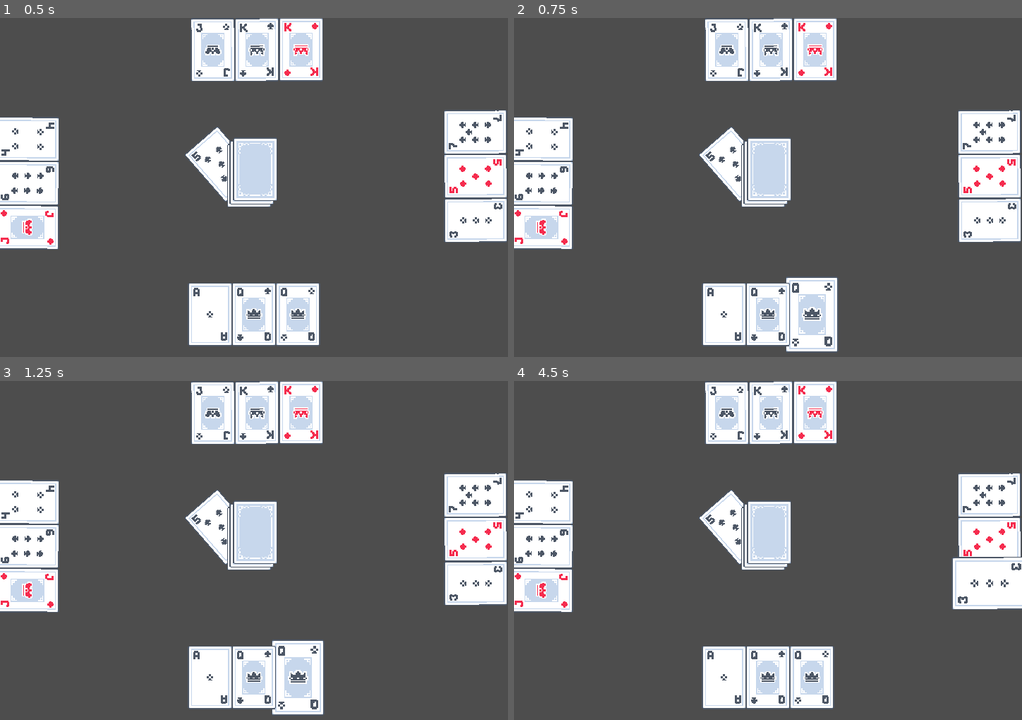
Above: before the commit, frames 1-4 (two rows, left to right).
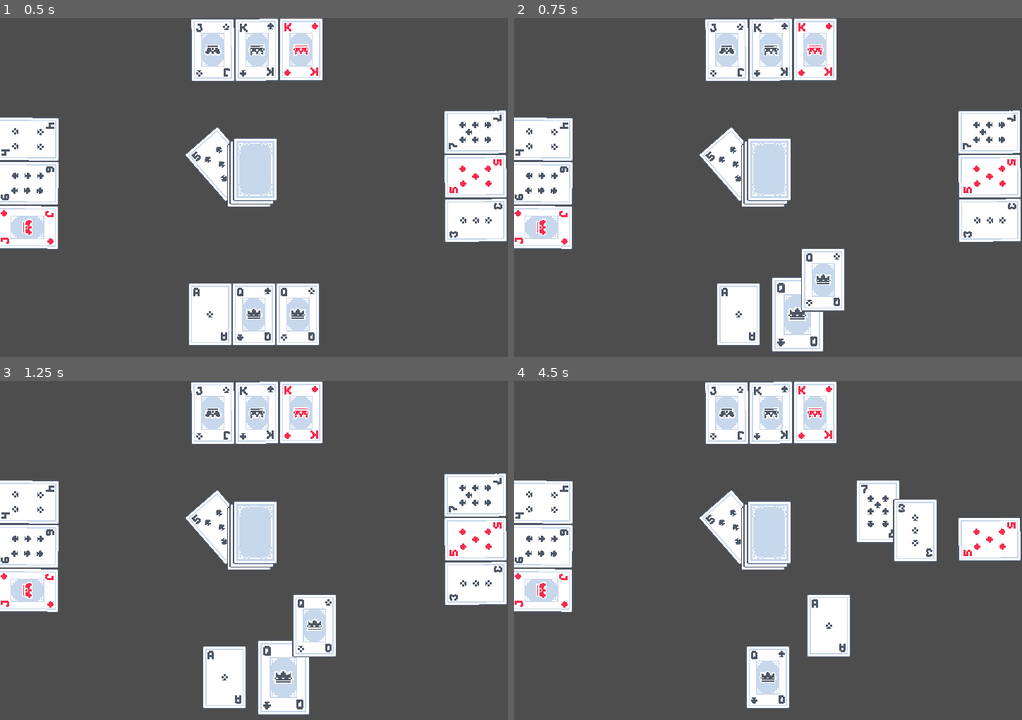
Above: after the commit, the same moments.

Repository: Brawmario/Godotruco
Game: Godot game, scene res://main.tscn
The game is run twice, just before and just after one commit, with the same random seed, the same clock (stepped at 60 frames per second) and the same inputs.
Inputs (mouse positions are in pixels of both pictures, inside the frame that each line leads up to):
- Up to frame 1 (0.5 s): no input
- Up to frame 2 (0.75 s): tap Enter at 0.5 s; move the mouse to (813, 316) at 0.52 s; click (813, 316) at 0.67 s
- Up to frame 3 (1.25 s): no input
- Up to frame 4 (4.5 s): tap Space at 1.25, 2.75, 4.25 s; move the mouse to (768, 679) at 1.27 s; click (768, 679) at 1.42 s; tap Enter at 2, 3.5 s; move the mouse to (722, 679) at 2.02 s; click (722, 679) at 2.17 s; move the mouse to (991, 496) at 2.77 s; click (991, 496) at 2.92 s; move the mouse to (991, 540) at 3.52 s; click (991, 540) at 3.67 s; move the mouse to (991, 584) at 4.27 s; click (991, 584) at 4.42 s

Frame 1 is identical in both runs. In frame 2, 4.0% of the frame differs, in the area x 36-66%, y 67-99%; in frame 3, 4.4%; in frame 4, 11%, in the area x 36-100%, y 27-97%.

Commit message:
Added partial game logic

Diff:
--- a/autoload/truco_logic.gd
+++ b/autoload/truco_logic.gd
@@ -5,9 +5,16 @@
 const SUIT_ORDER = [Card.Suit.DIAMONDS, Card.Suit.SPADES, Card.Suit.HEARTS, Card.Suit.CLUBS]
 
 
-func resolve_winner(lhs: Card, rhs: Card, vira: Card) -> int:
-	var lhs_value := -1 if lhs.flipped else CARD_ORDER.find(lhs.number)
-	var rhs_value := -1 if rhs.flipped else CARD_ORDER.find(rhs.number)
+func card_compare(lhs: Card, rhs: Card, vira: Card) -> int:
+	if rhs.flipped and not lhs.flipped:
+		return -1
+	if lhs.flipped and not rhs.flipped:
+		return 1
+	if lhs.flipped and rhs.flipped:
+		return 0
+
+	var lhs_value := CARD_ORDER.find(lhs.number)
+	var rhs_value := CARD_ORDER.find(rhs.number)
 
 	var manilha := wrapi(CARD_ORDER.find(vira.number) + 1, 0, CARD_ORDER.size())
 
@@ -24,3 +31,16 @@
 		return signi(rhs_suit_value - lhs_suit_value)
 
 	return signi(rhs_value - lhs_value)
+
+
+func resolve_winner(cards: Array[Card], vira: Card) -> Array[Card]:
+	var ret: Array[Card] = []
+
+	var wins := [0, 0, 0, 0]
+	for i in range(cards.size() - 1):
+		for j in range(i + 1, cards.size()):
+			var cmp := card_compare(cards[i], cards[j], vira)
+			wins[i] -= cmp
+			wins[j] += cmp
+
+	return ret
--- a/card/card.gd
+++ b/card/card.gd
@@ -9,6 +9,7 @@
 	SPADES,
 }
 
+signal mouse_clicked()
 
 @export var number := 1:
 	set(value):
@@ -27,6 +28,8 @@
 		highlighted = value
 		_update_sprite()
 
+var from_player := -1
+
 @onready var _sprite_2d: Sprite2D = $Sprite2D
 
 
@@ -38,3 +41,9 @@
 	else:
 		_sprite_2d.frame_coords = Vector2(number - 1 , suit)
 	_sprite_2d.scale = Vector2.ONE * (1.8 if highlighted else 1.5)
+
+
+func _on_input_event(viewport: Node, event: InputEvent, shape_idx: int) -> void:
+	var event_mouse := event as InputEventMouseButton
+	if event_mouse and event_mouse.button_index == MOUSE_BUTTON_LEFT and event_mouse.pressed:
+		mouse_clicked.emit()
--- a/card/card.tscn
+++ b/card/card.tscn
@@ -19,3 +19,5 @@
 [node name="CollisionShape2D" type="CollisionShape2D" parent="."]
 position = Vector2(0.5, 4.76837e-07)
 shape = SubResource("RectangleShape2D_skvr2")
+
+[connection signal="input_event" from="." to="." method="_on_input_event"]
--- a/hand/hand.gd
+++ b/hand/hand.gd
@@ -2,7 +2,10 @@
 extends Node2D
 
 
+signal card_picked(card: Card)
+
 @export var width := 250.0
+@export var player := -1
 
 
 func get_cards() -> Array[Card]:
@@ -13,9 +16,11 @@
 
 func add_card(card: Card) -> void:
 	Utils.unparent_node(card)
+	card.from_player = player
 	add_child(card)
 	card.mouse_entered.connect(_on_card_mouse_entered.bind(card))
 	card.mouse_exited.connect(_on_card_mouse_exited.bind(card))
+	card.mouse_clicked.connect(_on_card_mouse_clicked.bind(card))
 	_update_cards_position()
 
 
@@ -23,6 +28,7 @@
 	Utils.unparent_node(card)
 	card.mouse_entered.disconnect(_on_card_mouse_entered.bind(card))
 	card.mouse_exited.disconnect(_on_card_mouse_exited.bind(card))
+	card.mouse_clicked.disconnect(_on_card_mouse_clicked.bind(card))
 	card.highlighted = false
 	_update_cards_position()
 
@@ -41,3 +47,7 @@
 
 func _on_card_mouse_exited(card: Card) -> void:
 	card.highlighted = false
+
+
+func _on_card_mouse_clicked(card: Card) -> void:
+	card_picked.emit(card)
--- a/main.gd
+++ b/main.gd
@@ -1,10 +1,20 @@
 extends Node2D
 
 
-var _vira: Card
+var _vira: Card = null
+var _current_player: int
+var _played_cards_count := 0
+var _player_order := [1, 2, 3, 4]
+var _winning_cards: Array[Card] = []
 
 @onready var _deck: Deck = $Deck
 @onready var _vira_container: Marker2D = $ViraContainer
+@onready var _hand_to_container := {
+	$"Hands/1": $PlayedCards/CardContainer1,
+	$"Hands/2": $PlayedCards/CardContainer2,
+	$"Hands/3": $PlayedCards/CardContainer3,
+	$"Hands/4": $PlayedCards/CardContainer4,
+}
 
 
 func _ready() -> void:
@@ -14,14 +24,64 @@
 
 func _fill_hands() -> void:
 	for player in range(1, 5):
+		var hand := get_node("Hands/" + str(player)) as Hand
 		for _i in range(3):
-			var hand := get_node("Hands/" + str(player)) as Hand
 			var card = _deck.draw_card()
 			card.flipped = false
 			hand.add_card(card)
+		hand.card_picked.connect(_play_card_from_player.bind(hand))
 
 
 func _draw_vira() -> void:
 	_vira = _deck.draw_card()
 	_vira.flipped = false
 	_vira_container.add_child(_vira)
+
+
+func _play_card_from_player(card: Card, hand: Hand) -> void:
+	var card_container: Node2D = _hand_to_container.get(hand)
+
+	card.flipped = false
+
+	var card_global_position := card.global_position
+	hand.remove_card(card)
+	card_container.add_child(card)
+	card.global_position = card_global_position
+
+	var tween := create_tween()
+	tween.tween_property(card, "position", Vector2.ZERO, 0.1)
+	await tween.finished
+
+	_update_winning_cards(card)
+
+	_played_cards_count += 1
+	if _played_cards_count >= 4:
+		_resolve_turn()
+
+
+func _update_winning_cards(played_card: Card) -> void:
+	if _winning_cards.is_empty():
+		_winning_cards.append(played_card)
+		return
+
+	var cmp = TrucoLogic.card_compare(_winning_cards[0], played_card, _vira)
+	match cmp:
+		-1:
+			pass
+		0:
+			_winning_cards.append(played_card)
+		1:
+			_winning_cards.clear()
+			_winning_cards.append(played_card)
+
+
+func _resolve_turn() -> void:
+	var winning_players := _winning_cards.map(func(card): return card.from_player)
+
+	if (winning_players.has(1) or winning_players.has(3)) and (winning_players.has(2) or winning_players.has(4)):
+		print("round winner: Tie!")
+	else:
+		print("round winner: player ", winning_players[0])
+
+	_winning_cards.clear()
+	_played_cards_count = 0
--- a/main.tscn
+++ b/main.tscn
@@ -33,22 +33,37 @@
 
 [node name="1" parent="Hands" instance=ExtResource("1_8omkw")]
 position = Vector2(360, 420)
+player = 1
 
 [node name="2" parent="Hands" instance=ExtResource("1_8omkw")]
 position = Vector2(674, 224)
 rotation = -1.5708
+player = 2
 
 [node name="3" parent="Hands" instance=ExtResource("1_8omkw")]
 position = Vector2(364, 45)
 rotation = 3.14159
+player = 3
 
 [node name="4" parent="Hands" instance=ExtResource("1_8omkw")]
 position = Vector2(39, 234)
 rotation = 1.5708
+player = 4
 
 [node name="ViraContainer" type="Marker2D" parent="."]
 position = Vector2(314, 207)
 rotation = -0.71733
 
-[node name="Marker2D" type="Marker2D" parent="."]
-position = Vector2(357, 321)
+[node name="PlayedCards" type="Node2D" parent="."]
+
+[node name="CardContainer1" type="Marker2D" parent="PlayedCards"]
+position = Vector2(446, 346)
+
+[node name="CardContainer2" type="Marker2D" parent="PlayedCards"]
+position = Vector2(516, 185)
+
+[node name="CardContainer3" type="Marker2D" parent="PlayedCards"]
+position = Vector2(240, 129)
+
+[node name="CardContainer4" type="Marker2D" parent="PlayedCards"]
+position = Vector2(159, 289)
--- a/project.godot
+++ b/project.godot
@@ -15,6 +15,10 @@
 config/features=PackedStringArray("4.0", "GL Compatibility")
 config/icon="res://icon.svg"
 
+[autoload]
+
+TrucoLogic="*res://autoload/truco_logic.gd"
+
 [display]
 
 window/size/viewport_width=720
